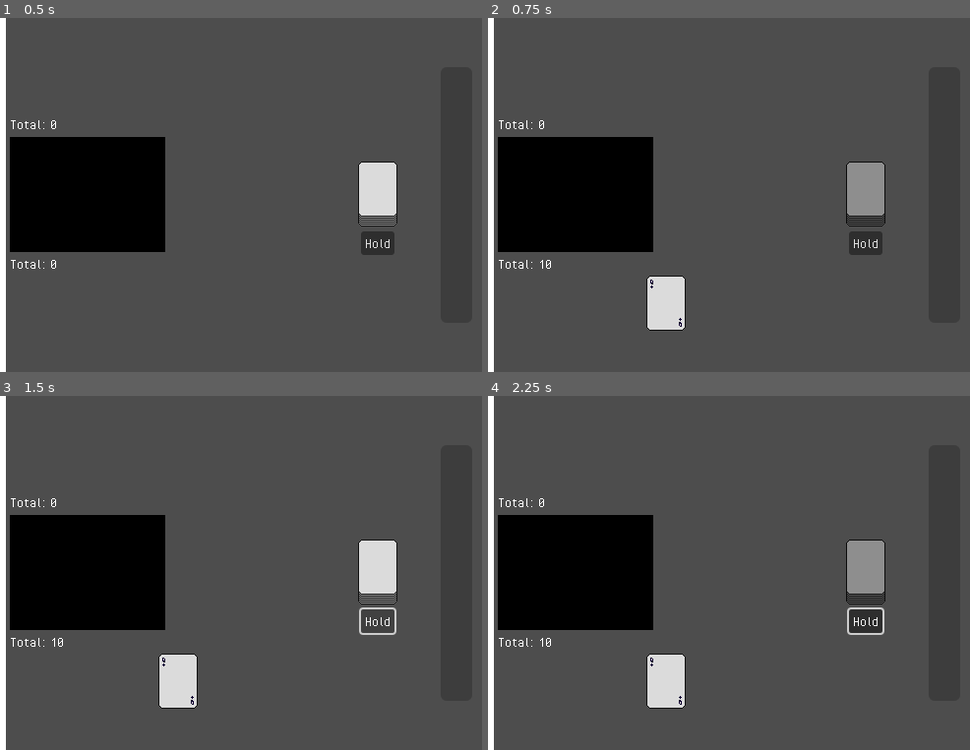
Above: before the commit, frames 1-4 (two rows, left to right).
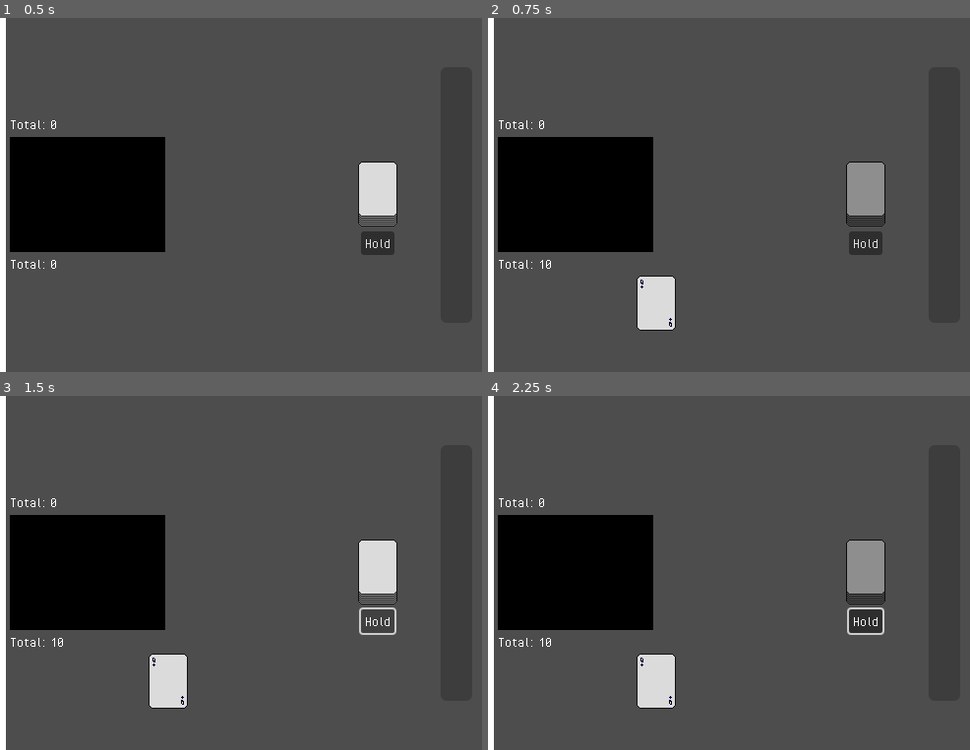
Above: after the commit, the same moments.

Repository: kytoaa/gmtk-project-2025
Game: Godot game, scene res://scenes/game_scene.tscn
Two runs of this game, one before a commit and one after it. Both use one fixed random seed, a clock stepped at 60 frames per second and the inputs below.
Inputs (mouse positions are in pixels of both pictures, inside the frame that each line leads up to):
- Up to frame 1 (0.5 s): no input
- Up to frame 2 (0.75 s): click (863, 195) at 0.5 s
- Up to frame 3 (1.5 s): click "Hold" at 1.25 s
- Up to frame 4 (2.25 s): click (863, 573) at 2 s

Frame 1 is identical in both runs. In frame 2, 0.7% of the frame differs, in the area x 30-42%, y 72-89%; in frame 3, 0.7%; in frame 4, 0.7%.

Commit message:
made visible inventory and partial drag-n-drop functionality

Diff:
--- a/entities/card/card.gd
+++ b/entities/card/card.gd
@@ -1,4 +1,4 @@
-extends Node2D
+extends Control
 
 const CardType = Card.CardType
 const CardSuit = Card.CardSuit
--- a/entities/card/card.tscn
+++ b/entities/card/card.tscn
@@ -4,15 +4,20 @@
 [ext_resource type="Texture2D" uid="uid://c7y3x281uxm2t" path="res://entities/card/sprites/base_card.png" id="2_4bbms"]
 [ext_resource type="Texture2D" uid="uid://bre1fh2jvertd" path="res://entities/card/sprites/numbers.png" id="3_4bbms"]
 
-[node name="Card" type="Node2D"]
+[node name="Card" type="Control"]
+layout_mode = 3
+anchors_preset = 0
+size_flags_horizontal = 4
+size_flags_vertical = 4
 script = ExtResource("1_lxn7g")
 
 [node name="Background" type="Sprite2D" parent="."]
 clip_children = 2
+position = Vector2(-10, 0)
 texture = ExtResource("2_4bbms")
 
 [node name="NumberSuit1" type="Node2D" parent="."]
-position = Vector2(-14.5, -19)
+position = Vector2(-24.5, -19)
 
 [node name="Number" type="Sprite2D" parent="NumberSuit1"]
 position = Vector2(0, -2.5)
@@ -27,7 +32,7 @@
 region_rect = Rect2(58, 0, 3, 5)
 
 [node name="NumberSuit2" type="Node2D" parent="."]
-position = Vector2(14.5, 19)
+position = Vector2(4.5, 19)
 rotation = 3.14159
 
 [node name="Number" type="Sprite2D" parent="NumberSuit2"]
--- /dev/null
+++ b/entities/inventory/inventory.tscn
@@ -0,0 +1,40 @@
+[gd_scene load_steps=2 format=3 uid="uid://c5kdjgda0ialo"]
+
+[ext_resource type="Script" uid="uid://c3ol4euw4210c" path="res://entities/inventory/inventory_manager.gd" id="1_0tuds"]
+
+[node name="Inventory" type="Control"]
+layout_mode = 3
+anchors_preset = 15
+anchor_right = 1.0
+anchor_bottom = 1.0
+grow_horizontal = 2
+grow_vertical = 2
+size_flags_horizontal = 3
+size_flags_vertical = 3
+script = ExtResource("1_0tuds")
+
+[node name="ColorRect" type="ColorRect" parent="."]
+layout_mode = 1
+anchors_preset = 15
+anchor_right = 1.0
+anchor_bottom = 1.0
+grow_horizontal = 2
+grow_vertical = 2
+
+[node name="MarginContainer" type="MarginContainer" parent="ColorRect"]
+layout_mode = 1
+anchors_preset = 15
+anchor_right = 1.0
+anchor_bottom = 1.0
+grow_horizontal = 2
+grow_vertical = 2
+theme_override_constants/margin_left = 20
+theme_override_constants/margin_top = 20
+theme_override_constants/margin_right = 20
+theme_override_constants/margin_bottom = 20
+
+[node name="GridContainer" type="GridContainer" parent="ColorRect/MarginContainer"]
+layout_mode = 2
+size_flags_vertical = 0
+theme_override_constants/h_separation = 10
+columns = 3
--- /dev/null
+++ b/entities/inventory/inventory_container.gd
@@ -0,0 +1,25 @@
+extends VBoxContainer
+
+var item: InventoryItem
+var initialised: bool = false
+
+@onready var holder = $ItemHolder
+@onready var label = $Label
+@onready var mouse_getter = $Node2D
+
+func all_children_recurs(node: Node) -> void:
+	for N in node.get_children():
+		if N.is_class("Control"):
+			N.mouse_filter = MOUSE_FILTER_PASS
+		all_children_recurs(N)
+
+func add_item(item: InventoryItem, display: Node) -> void:
+	self.item = item
+	self.holder.add_child(display)
+	self.label.text = "X" + str(self.item.count)
+	self.initialised = true
+	all_children_recurs(self)
+
+func _process(delta: float) -> void:
+	if not initialised:
+		return
--- /dev/null
+++ b/entities/inventory/inventory_container.tscn
@@ -0,0 +1,33 @@
+[gd_scene load_steps=3 format=3 uid="uid://brri6wkix8o5m"]
+
+[ext_resource type="Script" uid="uid://dxy6ih4p7fsvw" path="res://entities/inventory/inventory_container.gd" id="1_fj7tb"]
+[ext_resource type="Script" uid="uid://cu2ffobvuwqoi" path="res://entities/inventory/item_dragger.gd" id="2_bla28"]
+
+[node name="InventoryContainer" type="VBoxContainer"]
+custom_minimum_size = Vector2(40, 66)
+anchors_preset = 15
+anchor_right = 1.0
+anchor_bottom = 1.0
+grow_horizontal = 2
+grow_vertical = 2
+alignment = 1
+script = ExtResource("1_fj7tb")
+
+[node name="ItemHolder" type="Control" parent="."]
+custom_minimum_size = Vector2(40, 56)
+layout_mode = 2
+size_flags_vertical = 3
+script = ExtResource("2_bla28")
+
+[node name="Label" type="Label" parent="."]
+modulate = Color(0, 0, 0, 1)
+custom_minimum_size = Vector2(0, 10)
+layout_mode = 2
+size_flags_horizontal = 4
+size_flags_vertical = 3
+text = "X10"
+
+[connection signal="mouse_entered" from="." to="." method="_on_item_holder_mouse_entered"]
+[connection signal="mouse_exited" from="." to="." method="_on_item_holder_mouse_exited"]
+[connection signal="mouse_entered" from="ItemHolder" to="ItemHolder" method="_on_mouse_entered"]
+[connection signal="mouse_exited" from="ItemHolder" to="ItemHolder" method="_on_mouse_exited"]
--- /dev/null
+++ b/entities/inventory/inventory_manager.gd
@@ -0,0 +1,35 @@
+extends Control
+
+var positions: Array[Vector2]
+var home_positions: Array[Vector2]
+
+const CARD_SCENE = preload("res://entities/card/card.tscn")
+const CONTAINER_SCENE = preload("res://ui/card_container.tscn")
+const INVENTORY_CONTAINER_SCENE = preload("res://entities/inventory/inventory_container.tscn")
+
+@onready var grid: GridContainer = $ColorRect/MarginContainer/GridContainer
+
+var game_data: GameData
+var initialised: bool = false
+
+func init(gd: GameData) -> void:
+	self.initialised = true
+	self.game_data = gd
+
+func _process(delta: float) -> void:
+	if not initialised:
+		return
+
+	for obj in grid.get_children():
+		obj.queue_free()
+	for item in game_data.inventory.items:
+		if item.itemtype == InventoryItem.ItemType.Card:
+			var card = CARD_SCENE.instantiate()
+			var container = CONTAINER_SCENE.instantiate()
+			container.add_card(card)
+			var itemholder = INVENTORY_CONTAINER_SCENE.instantiate()
+			self.grid.add_child(itemholder)
+			itemholder.add_item(item, container)
+			card.init(item.type, item.suit)
+	initialised = false # to prevent it running every frame
+	# ideally, this is in a function that is activated by signal when the inventory is updated
--- /dev/null
+++ b/entities/inventory/item_dragger.gd
@@ -0,0 +1,18 @@
+extends Control
+
+const CARD = preload("res://entities/card/card.tscn")
+
+func _get_drag_data(at_position: Vector2) -> Variant:
+	var card = CARD.instantiate()
+	add_child(card)
+	remove_child(card) # idk how to call _ready without doing this
+	card.init(get_parent().item.type, get_parent().item.suit)
+	set_drag_preview(card)
+	return self
+
+func _on_mouse_entered() -> void:
+	print(self.modulate)
+	self.modulate = Color(0.5, 0.5, 0.5)
+
+func _on_mouse_exited() -> void:
+	self.modulate = Color(1, 1, 1)
--- a/scenes/game_scene.gd
+++ b/scenes/game_scene.gd
@@ -13,6 +13,7 @@
 @onready var player_hand_total: Label = $UI/SegmentSplitter/VBoxContainer2/PlayerCards/TotalDisplay
 @onready var dealer_hand_display: CardContainer = $UI/SegmentSplitter/VBoxContainer2/OpponentCards/MarginContainer/CardContainer
 @onready var dealer_hand_total: Label = $UI/SegmentSplitter/VBoxContainer2/OpponentCards/TotalDisplay
+@onready var inventory: Control = %Inventory
 
 var player_turn: bool = true
 
@@ -22,6 +23,7 @@
 
 func init(game_data: GameData) -> void:
 	self.game_data = game_data
+	self.inventory.init(game_data)
 
 func _unhandled_input(event: InputEvent) -> void:
 	if event.is_action_pressed("ui_accept"):
--- a/scenes/game_scene.tscn
+++ b/scenes/game_scene.tscn
@@ -1,6 +1,7 @@
-[gd_scene load_steps=9 format=3 uid="uid://b8ec0yxtxcf7m"]
+[gd_scene load_steps=10 format=3 uid="uid://b8ec0yxtxcf7m"]
 
 [ext_resource type="Script" uid="uid://7gi847m676j0" path="res://scenes/game_scene.gd" id="1_onqr8"]
+[ext_resource type="PackedScene" uid="uid://c5kdjgda0ialo" path="res://entities/inventory/inventory.tscn" id="2_bw6k5"]
 [ext_resource type="PackedScene" uid="uid://boxjjraa7skxm" path="res://ui/card_container.tscn" id="2_ycayy"]
 [ext_resource type="Texture2D" uid="uid://cdn55de6hqtk7" path="res://ui/deck.png" id="3_ycayy"]
 
@@ -35,10 +36,9 @@
 grow_horizontal = 2
 grow_vertical = 2
 
-[node name="Inventory" type="ColorRect" parent="UI/SegmentSplitter"]
+[node name="Inventory" parent="UI/SegmentSplitter" instance=ExtResource("2_bw6k5")]
+unique_name_in_owner = true
 layout_mode = 2
-size_flags_horizontal = 3
-size_flags_vertical = 3
 
 [node name="VBoxContainer2" type="VBoxContainer" parent="UI/SegmentSplitter"]
 custom_minimum_size = Vector2(320, 0)
@@ -50,6 +50,7 @@
 size_flags_vertical = 3
 
 [node name="TotalDisplay" type="Label" parent="UI/SegmentSplitter/VBoxContainer2/OpponentCards"]
+layout_mode = 0
 offset_top = 100.0
 offset_right = 320.0
 offset_bottom = 116.0
--- a/ui/card_container.tscn
+++ b/ui/card_container.tscn
@@ -8,7 +8,7 @@
 anchor_bottom = 1.0
 grow_horizontal = 2
 grow_vertical = 2
-size_flags_horizontal = 3
+size_flags_horizontal = 6
 size_flags_vertical = 3
 alignment = 1
 script = ExtResource("1_erykc")
Not shown, added: entities/inventory/inventory_container.gd.uid
Not shown, added: entities/inventory/inventory_manager.gd.uid
Not shown, added: entities/inventory/item_dragger.gd.uid
Not shown: 1 places in theme.tres that only renumber resources
